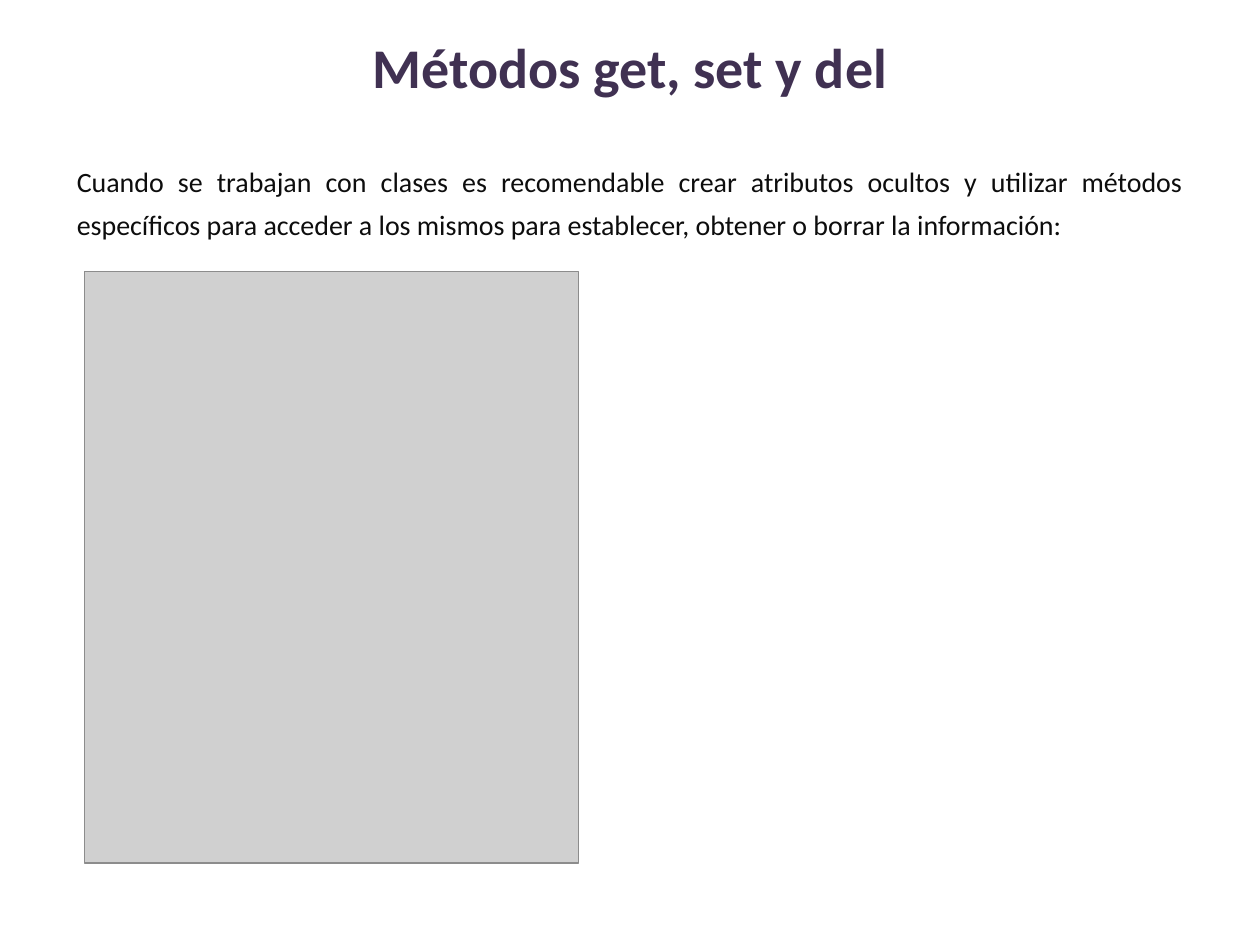
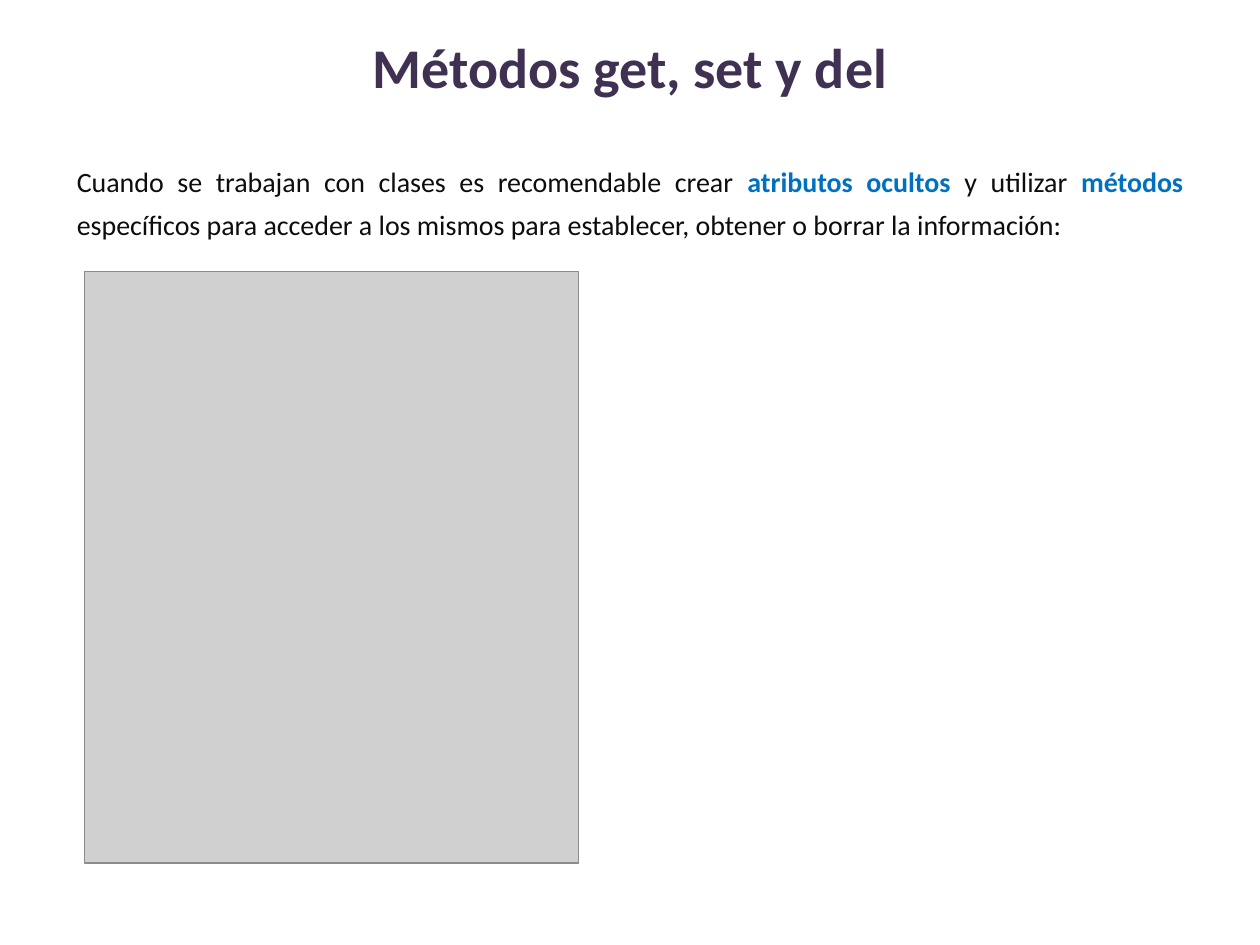
Before and after one commit to lizetheP/Analitica, a slide deck: slide 7 of CalendarioAgo24/presentaciones/15_POO_Encapsulamiento.pptx. Drawn at 1260x945 pixels with LibreOffice and Linux fonts; fonts in the diff are those of the drawing; grey boxes stand for pictures. Boxes give left, top, right and bottom in pixels: in the first picture for what was removed or moved away, otherwise in the second. Text is boxed around its words. In the diff, an @@ line names an element or a change of style, - is before the commit and + after.

```diff
--- a/CalendarioAgo24/presentaciones/15_POO_Encapsulamiento.pptx
+++ b/CalendarioAgo24/presentaciones/15_POO_Encapsulamiento.pptx
@@ text "Cuando se trabajan con clases ..." at box(77, 172, 1183, 240): text colour #0D0D0D to #0070C0, bold on in "atributos ocultos métodos" @@
```
Also in this commit, not shown: 1 other slide changed, 2 other files.
